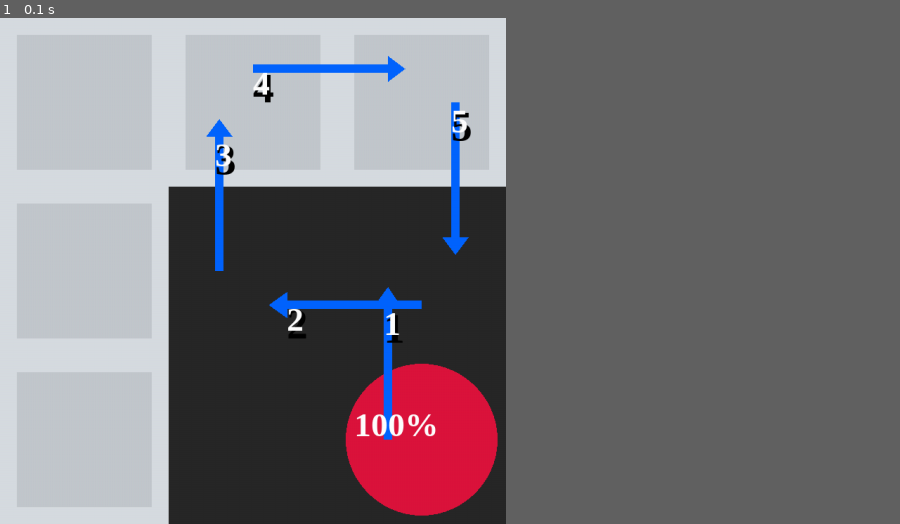
Above: before the commit, frame 1.
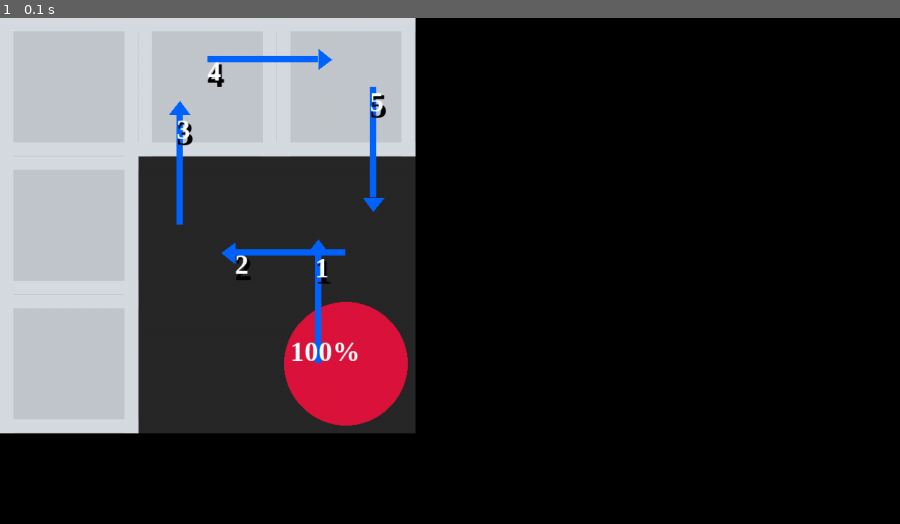
Above: after the commit, the same moment.

Repository: WingedSeal/mazegame
Game: pygame game, started from src/main.py
Same seed, same stepped clock (60 frames per second), same inputs: the game is played once before the commit and once after it.
Inputs:
- Up to frame 1 (0.1 s): no input
In our replay, the window is 506x506 before the commit and 900x506 after it. These sizes can differ from the game's own. Grey fills any space a smaller window leaves; there, only what the larger window draws over its background counts as a difference.

The runs differ from the first frame. In frame 1, 27% of the frame differs, in the area x 0-57%, y 0-100%.

Commit message:
feat: spare space for desc

Diff:
--- a/src/mazegame/preview.py
+++ b/src/mazegame/preview.py
@@ -117,21 +117,26 @@
 
 
 class Preview:
+    MIN_DESC_HEIGHT = 128
+
     def __init__(self, map: Map) -> None:
+        pygame.init()
+        pygame.font.init()
+        self.display_surface = pygame.display.set_mode(
+            (Game.DEFAULT_WIDTH, Game.DEFAULT_HEIGHT)
+        )
+        self.max_index = 0
+        self.is_show_path = True
         self.map = map
         self.surfs: SurfsType = {}
         self.tile_size, self.screen_width, self.screen_height = self._get_tile_size()
-        pygame.init()
-        pygame.font.init()
         self.font = pygame.font.SysFont(
             "Times New Roman", self.tile_size // 5, bold=True
         )
         self.font_shadow = pygame.font.SysFont(
             "Times New Roman", self.tile_size // 4, bold=True
         )
-        self.display_surface = pygame.display.set_mode(
-            (self.screen_width, self.screen_height)
-        )
+        self.map_surface = pygame.Surface((self.screen_width, self.screen_height))
         self.surface_overlay = pygame.Surface(
             (self.screen_width, self.screen_height), pygame.SRCALPHA
         )
@@ -155,7 +160,7 @@
         :return: Tuple of tile_size, screen_width, screen_height
         """
         max_width = Game.DEFAULT_WIDTH // self.map.width
-        max_height = Game.DEFAULT_HEIGHT // self.map.height
+        max_height = (Game.DEFAULT_HEIGHT - self.MIN_DESC_HEIGHT) // self.map.height
         tile_size = min(max_width, max_height)
         screen_width = self.map.width * tile_size
         screen_height = self.map.height * tile_size
@@ -325,7 +330,7 @@
             (arrow_point[0] * self.tile_size, arrow_point[1] * self.tile_size)
             for arrow_point in arrow_points
         ]
-        self.display_surface.fill(
+        self.map_surface.fill(
             color,
             (
                 left * self.tile_size,
@@ -334,7 +339,7 @@
                 size_y * self.tile_size,
             ),
         )
-        pygame.draw.polygon(self.display_surface, color, arrow_points)
+        pygame.draw.polygon(self.map_surface, color, arrow_points)
         for font, text_color in (
             (self.font_shadow, _TEXT_SHADOW_COLOR),
             (self.font, _TEXT_COLOR),
@@ -347,8 +352,19 @@
                 ),
             )
 
-    def run(self) -> None:
-        self.display_surface.fill(Game.BG_COLOR)
+    def run(self):
+        while True:
+            self.update_map()
+            self.display_surface.blit(self.map_surface, (0, 0))
+            pygame.display.update()
+            while True:
+                for event in pygame.event.get():
+                    if event.type == locals.QUIT:
+                        self.teardown()
+                        return
+
+    def update_map(self) -> None:
+        self.map_surface.fill(Game.BG_COLOR)
         for row in self.map.map:
             for tile in row:
                 if tile is None:
@@ -356,10 +372,10 @@
                 assert hasattr(tile, "surf")
                 assert hasattr(tile, "rect")
                 if tile.tile_under is not None:
-                    self.display_surface.blit(
-                        tile.tile_under.surf, tile.tile_under.rect
-                    )
-                self.display_surface.blit(tile.surf, tile.rect)
+                    self.map_surface.blit(tile.tile_under.surf, tile.tile_under.rect)
+                self.map_surface.blit(tile.surf, tile.rect)
+        if not self.is_show_path:
+            return
         enemies = self.map.get_tiles(Enemy)
         self.surface_overlay.fill((0, 0, 0, 0))
         for enemy in enemies:
@@ -383,10 +399,4 @@
                     self.tile_size * (enemy.pos[1] + 0.3),
                 ),
             )
-        self.display_surface.blit(self.surface_overlay, self.surface_overlay.get_rect())
-        pygame.display.update()
-        while True:
-            for event in pygame.event.get():
-                if event.type == locals.QUIT:
-                    self.teardown()
-                    return
+        self.map_surface.blit(self.surface_overlay, self.surface_overlay.get_rect())
